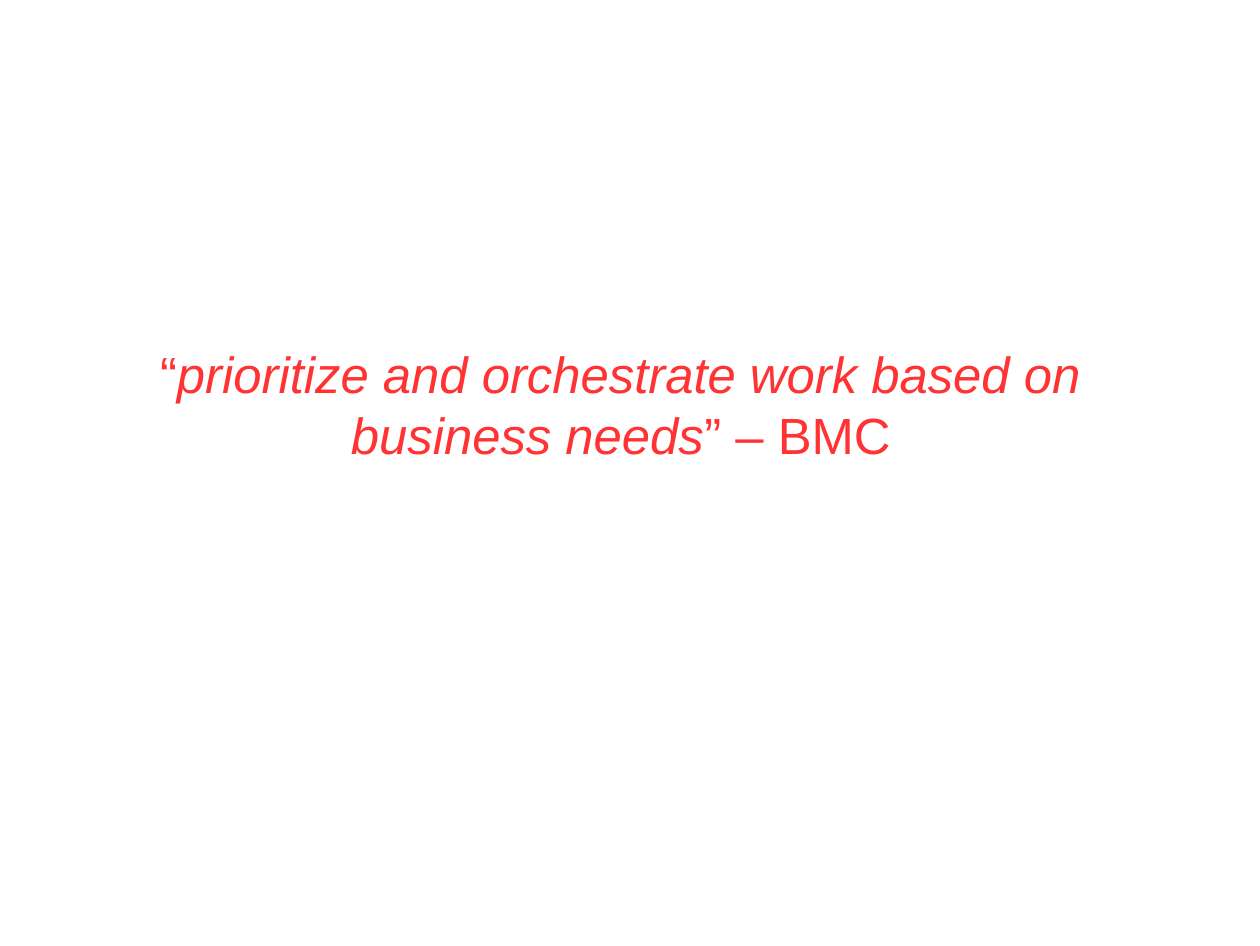
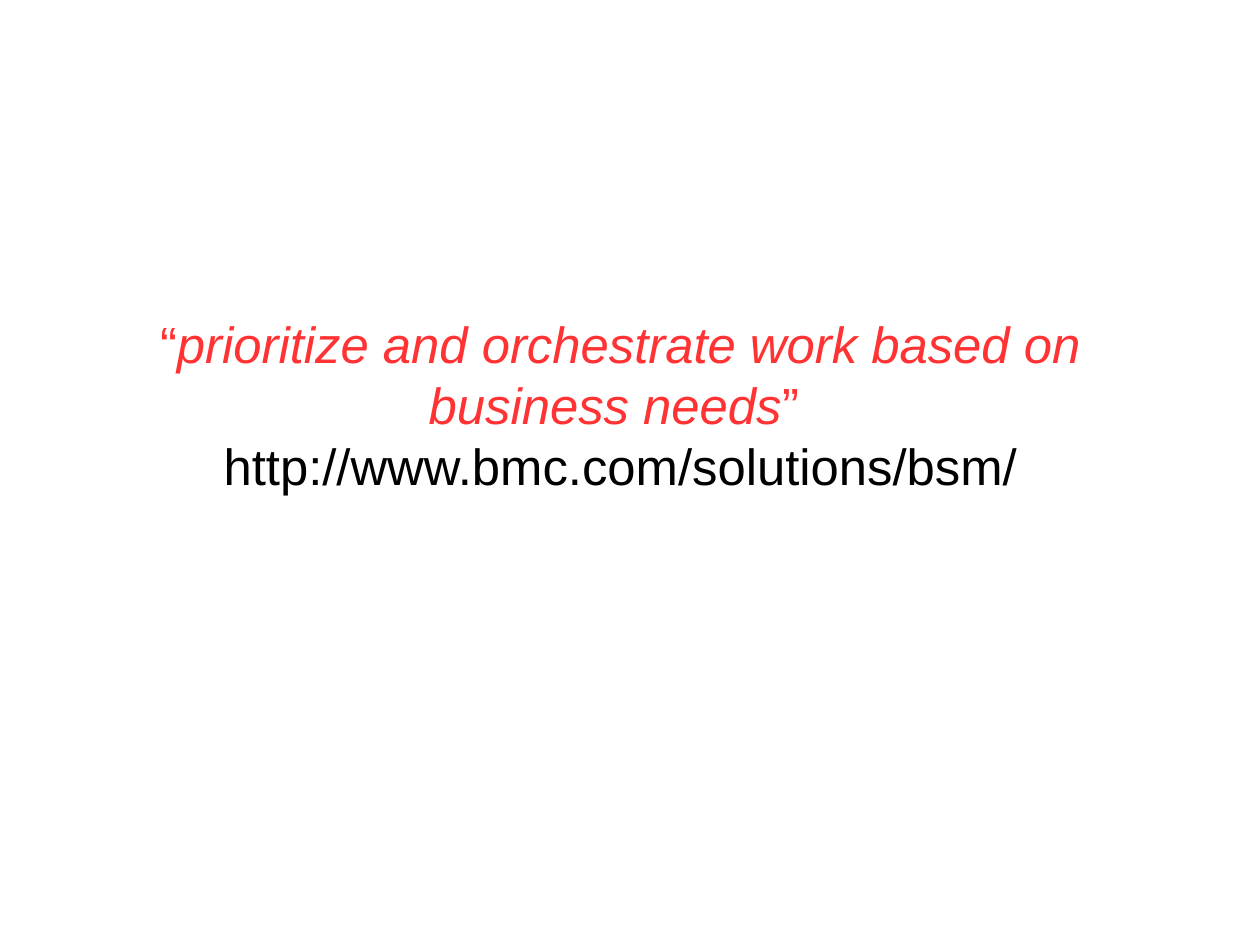
Before and after one commit to rchakode/realopinsight, a slide deck: slide 3 of doc/talks/rmll-2013.odp. Drawn at 1260x946 pixels with LibreOffice and Linux fonts; fonts in the diff are those of the drawing; background and template pictures are left out. Boxes give left, top, right and bottom in pixels: in the first picture for what was removed or moved away, otherwise in the second. Text is boxed around its words. In the diff, an @@ line names an element or a change of style, - is before the commit and + after.

```diff
--- a/doc/talks/rmll-2013.odp
+++ b/doc/talks/rmll-2013.odp
@@ subtitle at [160, 326, 1081, 495]: text changed @@
-“prioritize and orchestrate work based on business needs” – BMC
+“prioritize and orchestrate work based on business needs” http://www.bmc.com/solutions/bsm/
```
Also in this commit, not shown: 15 other slides changed, 7 slides added, 4 slides removed, 1 other file.
